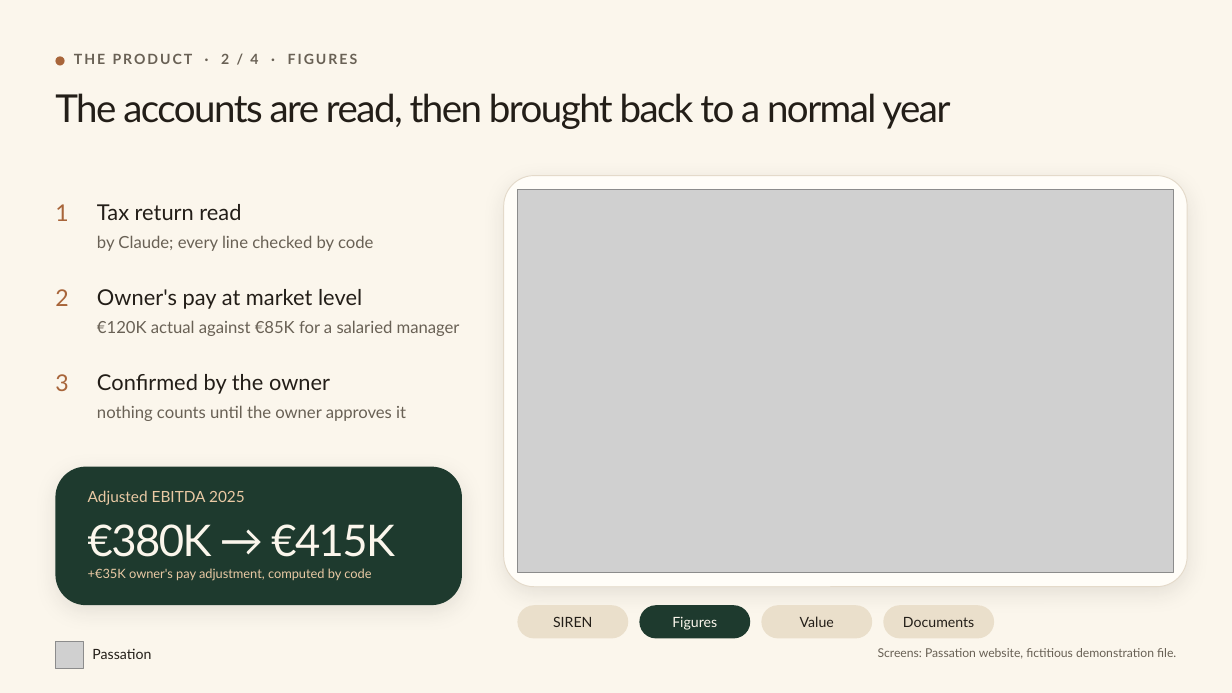
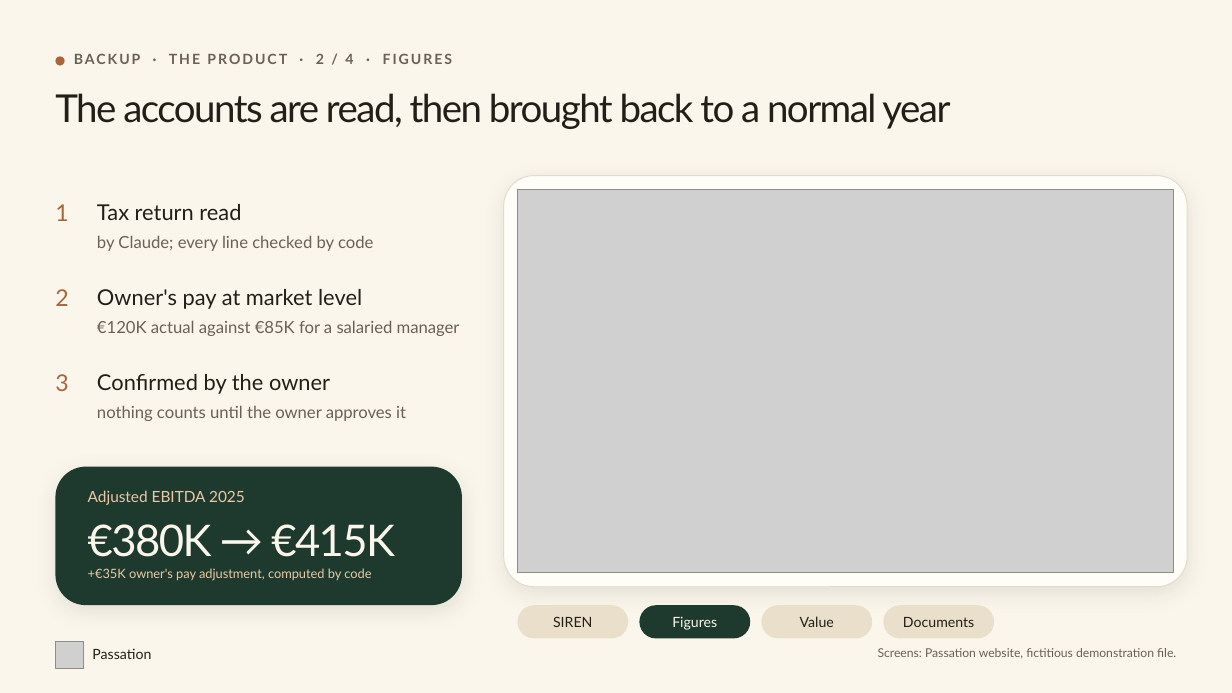
Before and after one commit to Erosfragliola/passation, a slide deck: slide 18 of docs/livrables/presentation.pptx (slide 5 before the commit). Drawn at 1232x693 pixels with LibreOffice and Linux fonts; fonts in the diff are those of the drawing; grey boxes stand for pictures. Boxes give left, top, right and bottom in pixels: in the first picture for what was removed or moved away, otherwise in the second. Text is boxed around its words. In the diff, an @@ line names an element or a change of style, - is before the commit and + after.

```diff
--- a/docs/livrables/presentation.pptx
+++ b/docs/livrables/presentation.pptx
@@ text at [74, 53, 452, 64]: text changed @@
-THE PRODUCT · 2 / 4 · FIGURES
+BACKUP · THE PRODUCT · 2 / 4 · FIGURES
```
Also in this commit, not shown: 6 other slides changed, 1 slide added, 4 other files.
